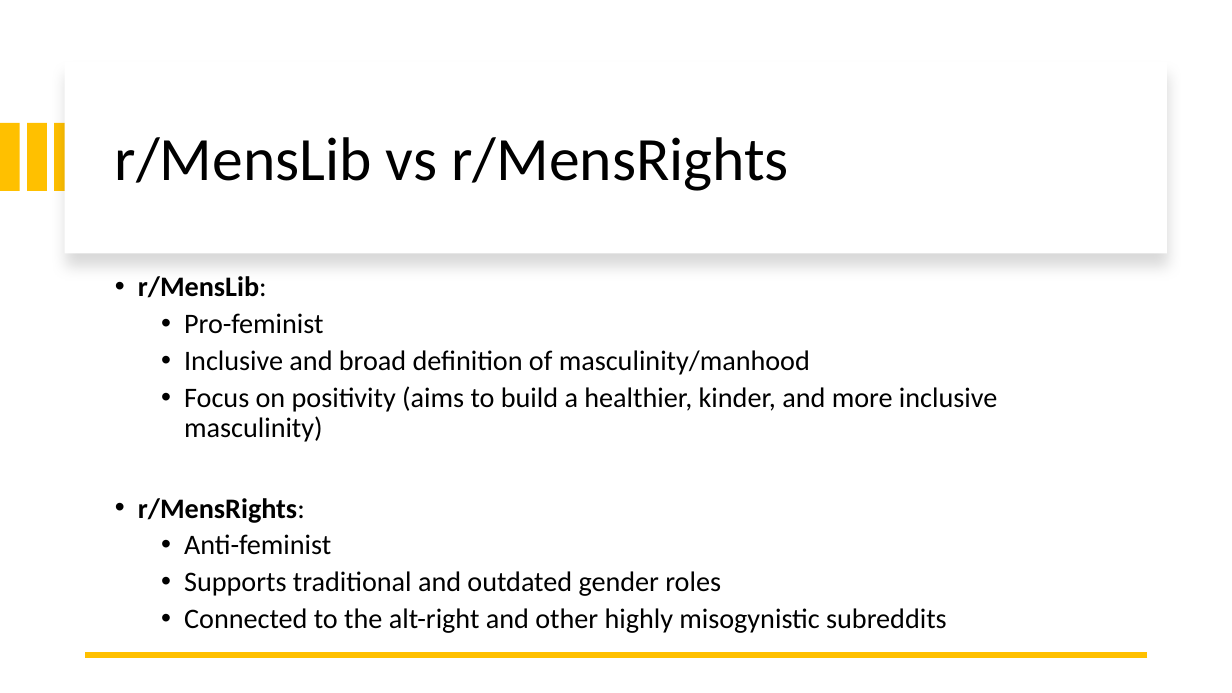
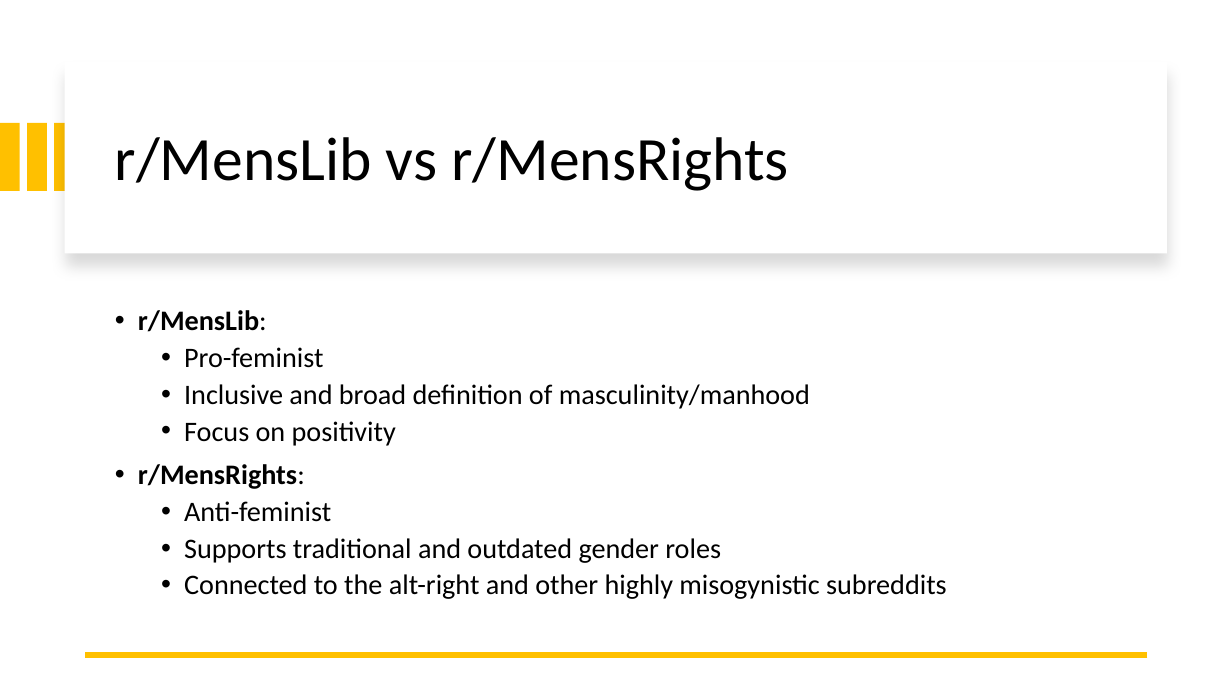
Before and after one commit to benjamin-awd/Subreddit-Classification-with-NLP, a slide deck: slide 3 of Project3.pptx. Drawn at 1232x693 pixels with LibreOffice and Linux fonts; fonts in the diff are those of the drawing. Boxes give left, top, right and bottom in pixels: in the first picture for what was removed or moved away, otherwise in the second. Text is boxed around its words. In the diff, an @@ line names an element or a change of style, - is before the commit and + after.

```diff
--- a/Project3.pptx
+++ b/Project3.pptx
@@ text at [184, 421, 396, 446]: text changed @@
-  • Focus on positivity (aims to build a healthier, kinder, and more inclusive masculinity)
+  • Focus on positivity
```
Also in this commit, not shown: 7 other slides changed, 3 slides added, 1 other file.
